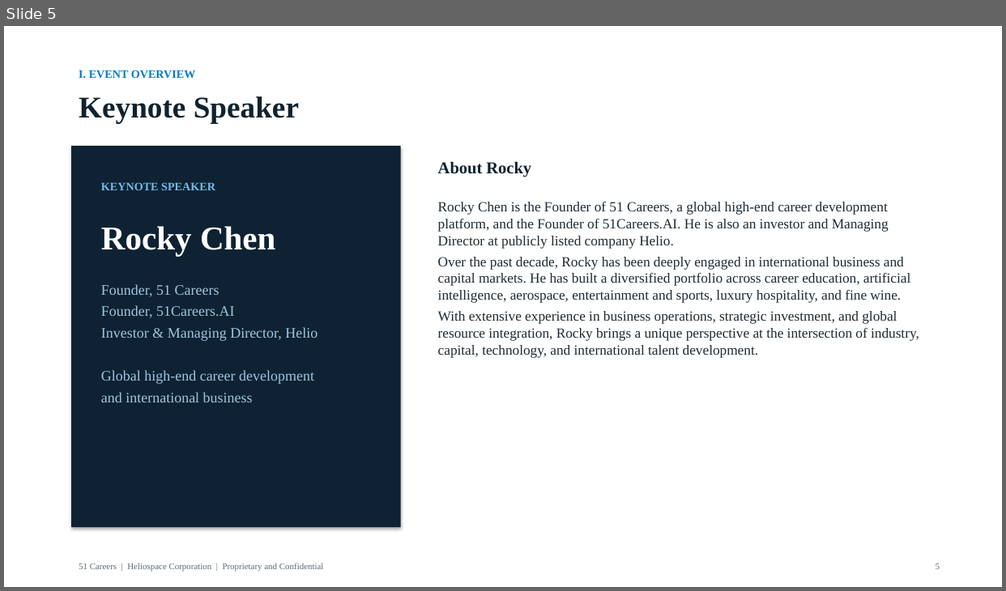
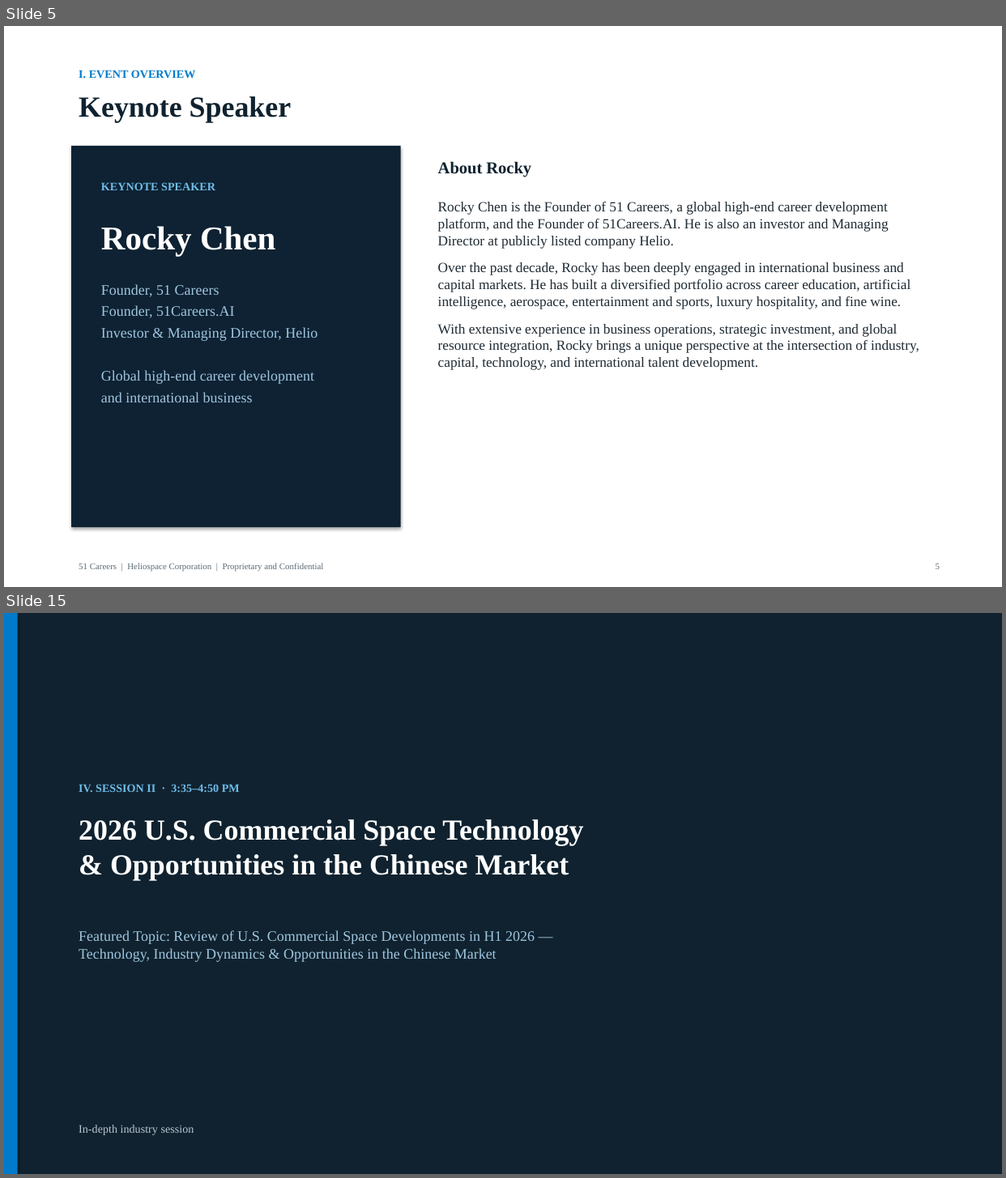
Before and after one commit to anthonyleedu/anthonyleedu, a slide deck: Heliospace_Company_And_Product_Overview.pptx. Shown one above the other, each under a label of ours: slide 5 before the commit, slides 5 and 15 after it; the slides between them are not shown. The pictures are 1006x591 and 1006x1178 pixels, drawn with LibreOffice and Linux fonts; fonts in the diff are those of the drawing. Boxes give left, top, right and bottom in pixels: in the first picture for what was removed or moved away, otherwise in the second. Text is boxed around its words. In the diff, an @@ line names an element or a change of style, - is before the commit and + after.

```diff
--- a/Heliospace_Company_And_Product_Overview.pptx
+++ b/Heliospace_Company_And_Product_Overview.pptx
@@ slide 15 added at (x1=4, y1=613, x2=1002, y2=1174), background #10222F @@
@@ rectangle added at (x1=4, y1=613, x2=18, y2=1174), fill #007BCB @@
@@ text added at (x1=79, y1=784, x2=240, y2=792), 11 pt, text #6FBCE8, bold @@
+IV. SESSION II · 3:35–4:50 PM
@@ text added at (x1=79, y1=820, x2=583, y2=881), 28 pt, text #FFFFFF, bold @@
+2026 U.S. Commercial Space Technology
+& Opportunities in the Chinese Market
@@ text added at (x1=79, y1=931, x2=535, y2=962), 14 pt, text #9FC5DE @@
+Featured Topic: Review of U.S. Commercial Space Developments in H1 2026 —
+Technology, Industry Dynamics & Opportunities in the Chinese Market
@@ text added at (x1=79, y1=1125, x2=194, y2=1135), 11 pt, text #B9C7D2 @@
+In-depth industry session
@@ slide 5 changed as well @@
@@ text "Keynote Speaker" at (x1=79, y1=96, x2=292, y2=123): size 29 to 28 pt @@
@@ text "Rocky Chen is the Founder ..." at (x1=438, y1=202, x2=919, y2=370): more space between paragraphs @@
```
Also in this commit, not shown: 3 other slides changed, 14 other slides added.
